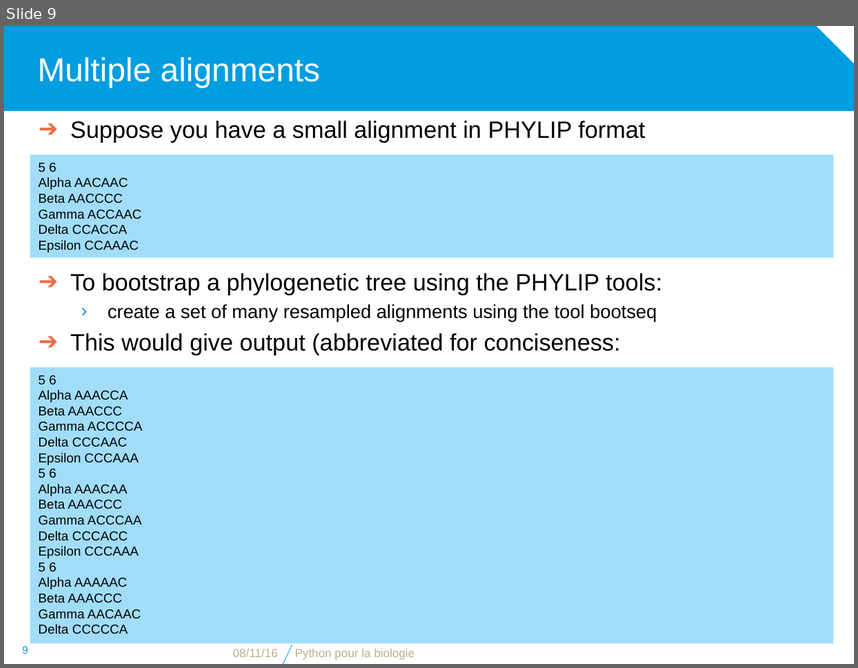
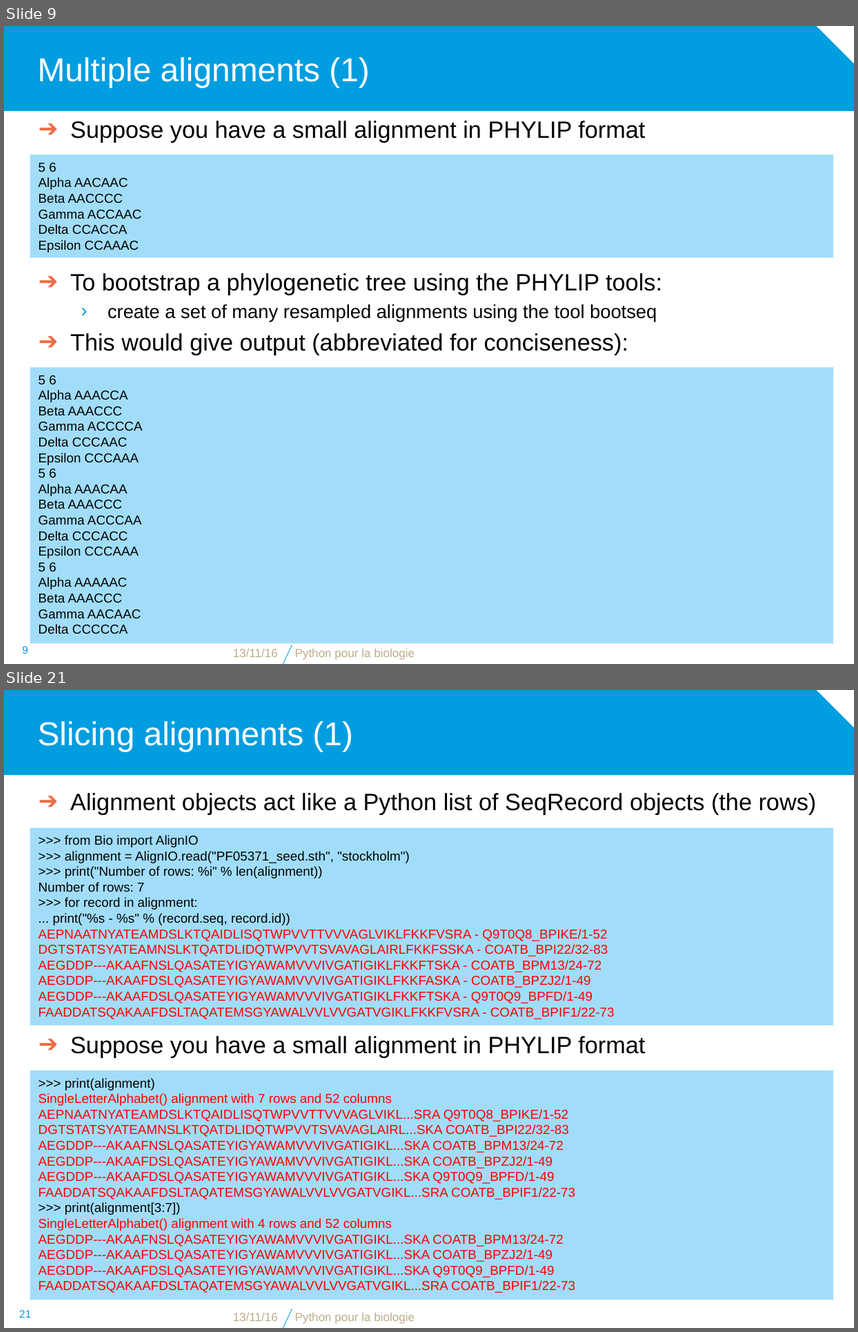
Before and after one commit to bdartigues/python_cnrs_formation, a slide deck: slides/python_biopython_Multiple_alignment.pptx. Shown one above the other, each under a label of ours: slide 9 before the commit, slides 9 and 21 after it; the slides between them are not shown. The pictures are 858x668 and 858x1332 pixels, drawn with LibreOffice and Linux fonts; fonts in the diff are those of the drawing; background and template pictures are left out. Boxes give left, top, right and bottom in pixels: in the first picture for what was removed or moved away, otherwise in the second. Text is boxed around its words. In the diff, an @@ line names an element or a change of style, - is before the commit and + after.

```diff
--- a/slides/python_biopython_Multiple_alignment.pptx
+++ b/slides/python_biopython_Multiple_alignment.pptx
@@ slide 21 added at (x1=4, y1=690, x2=854, y2=1328), background #FFFFFF; not listed: 2 template elements that a slide beside it also shows @@
@@ title added at (x1=38, y1=721, x2=353, y2=751), 28 pt, text #FFFFFF @@
+Slicing alignments (1)
@@ text added at (x1=70, y1=793, x2=817, y2=814), 20 pt, text #000000 @@
+➔ Alignment objects act like a Python list of SeqRecord objects (the rows)
@@ rectangle added at (x1=30, y1=828, x2=833, y2=1025), fill #A1DDF9, 11 pt, text #FF0000 @@
+>>> from Bio import AlignIO
+>>> alignment = AlignIO.read("PF05371_seed.sth", "stockholm")
+>>> print("Number of rows: %i" % len(alignment))
+Number of rows: 7
+>>> for record in alignment:
+... print("%s - %s" % (record.seq, record.id))
+AEPNAATNYATEAMDSLKTQAIDLISQTWPVVTTVVVAGLVIKLFKKFVSRA - Q9T0Q8_BPIKE/1-52
+DGTSTATSYATEAMNSLKTQATDLIDQTWPVVTSVAVAGLAIRLFKKFSSKA - COATB_BPI22/32-83
+AEGDDP---AKAAFNSLQASATEYIGYAWAMVVVIVGATIGIKLFKKFTSKA - COATB_BPM13/24-72
+AEGDDP---AKAAFDSLQASATEYIGYAWAMVVVIVGATIGIKLFKKFASKA - COATB_BPZJ2/1-49
+AEGDDP---AKAAFDSLQASATEYIGYAWAMVVVIVGATIGIKLFKKFTSKA - Q9T0Q9_BPFD/1-49
+FAADDATSQAKAAFDSLTAQATEMSGYAWALVVLVVGATVGIKLFKKFVSRA - COATB_BPIF1/22-73
@@ text added at (x1=70, y1=1036, x2=645, y2=1057), 20 pt, text #000000 @@
+➔ Suppose you have a small alignment in PHYLIP format
@@ rectangle added at (x1=30, y1=1070, x2=833, y2=1299), fill #A1DDF9, 11 pt, text #FF0000 @@
+>>> print(alignment)
+SingleLetterAlphabet() alignment with 7 rows and 52 columns
+AEPNAATNYATEAMDSLKTQAIDLISQTWPVVTTVVVAGLVIKL...SRA Q9T0Q8_BPIKE/1-52
+DGTSTATSYATEAMNSLKTQATDLIDQTWPVVTSVAVAGLAIRL...SKA COATB_BPI22/32-83
+AEGDDP---AKAAFNSLQASATEYIGYAWAMVVVIVGATIGIKL...SKA COATB_BPM13/24-72
+AEGDDP---AKAAFDSLQASATEYIGYAWAMVVVIVGATIGIKL...SKA COATB_BPZJ2/1-49
+AEGDDP---AKAAFDSLQASATEYIGYAWAMVVVIVGATIGIKL...SKA Q9T0Q9_BPFD/1-49
+FAADDATSQAKAAFDSLTAQATEMSGYAWALVVLVVGATVGIKL...SRA COATB_BPIF1/22-73
+>>> print(alignment[3:7])
+SingleLetterAlphabet() alignment with 4 rows and 52 columns
+AEGDDP---AKAAFNSLQASATEYIGYAWAMVVVIVGATIGIKL...SKA COATB_BPM13/24-72
+AEGDDP---AKAAFDSLQASATEYIGYAWAMVVVIVGATIGIKL...SKA COATB_BPZJ2/1-49
+AEGDDP---AKAAFDSLQASATEYIGYAWAMVVVIVGATIGIKL...SKA Q9T0Q9_BPFD/1-49
+FAADDATSQAKAAFDSLTAQATEMSGYAWALVVLVVGATVGIKL...SRA COATB_BPIF1/22-73
@@ page number added at (x1=19, y1=1310, x2=31, y2=1317), 9 pt, text #009DE0 @@
+21
@@ text added at (x1=233, y1=1312, x2=278, y2=1321), 10 pt, text #BEAD8A @@
+13/11/16
@@ text added at (x1=295, y1=1312, x2=415, y2=1323), 10 pt, text #BEAD8A @@
+Python pour la biologie
@@ slide 9 changed as well @@
@@ title at (x1=38, y1=57, x2=370, y2=87): text changed @@
-Multiple alignments
+Multiple alignments (1)
@@ text at (x1=70, y1=333, x2=628, y2=354): text changed @@
-➔ This would give output (abbreviated for conciseness:
+➔ This would give output (abbreviated for conciseness):
@@ text at (x1=233, y1=648, x2=278, y2=657): text changed @@
-08/11/16
+13/11/16
```
Also in this commit, not shown: 14 other slides changed, 14 other slides added, 8 slides removed, 4 other files.
